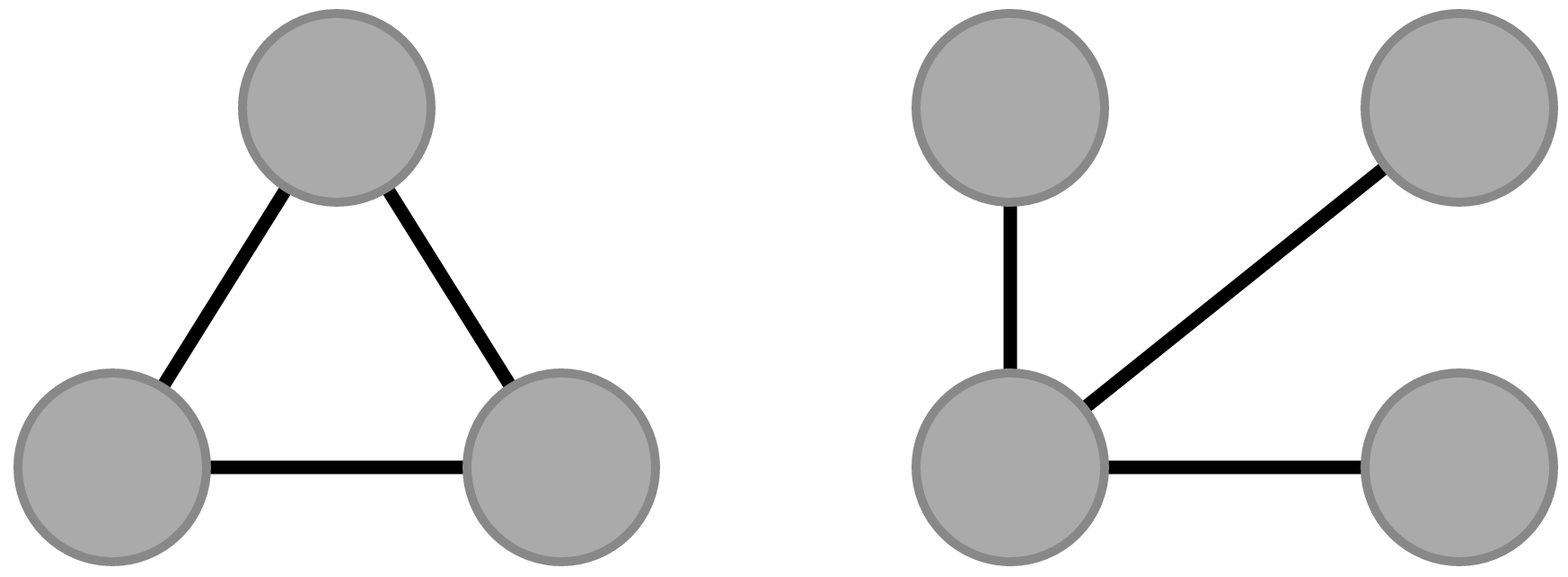
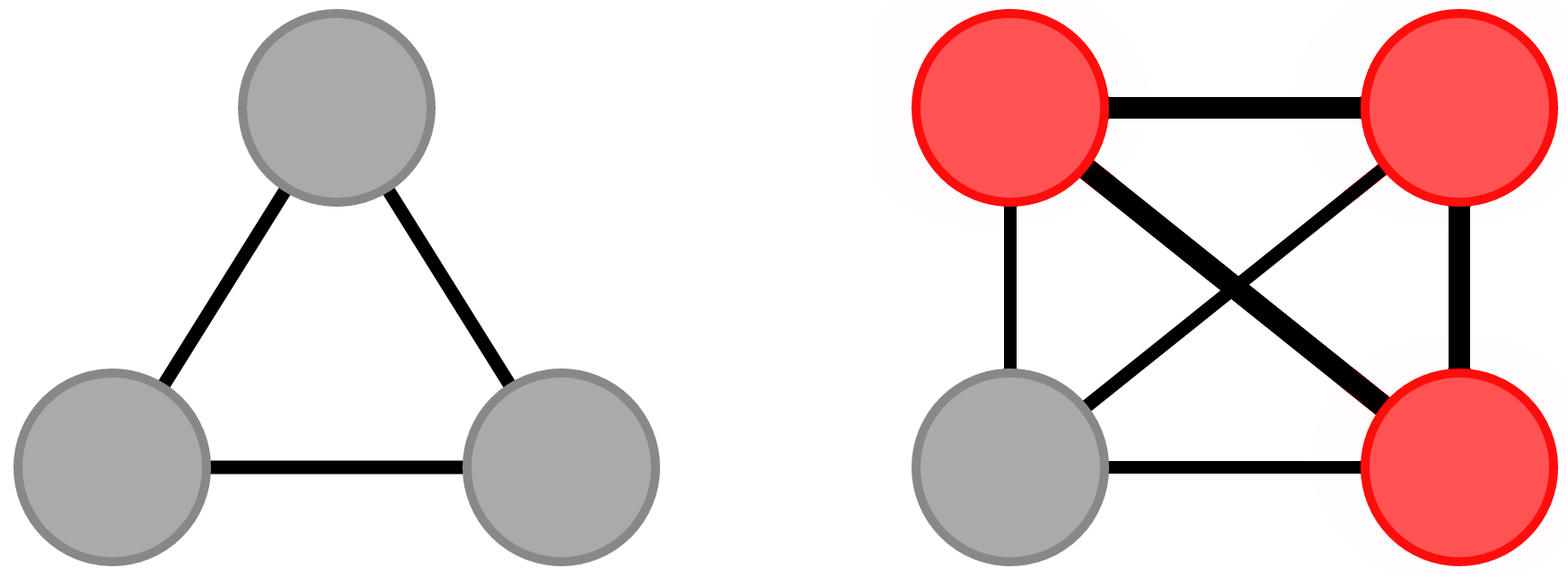
Two versions of the same layered image (1568px x 577px). Layer-by-layer changes:
added layer "Pasted Layer #2" above "Pasted Layer #1" over [911, 8, 1559, 566]
added layer "Pasted Layer #1" above "Pasted Layer" over [911, 8, 1559, 566]
